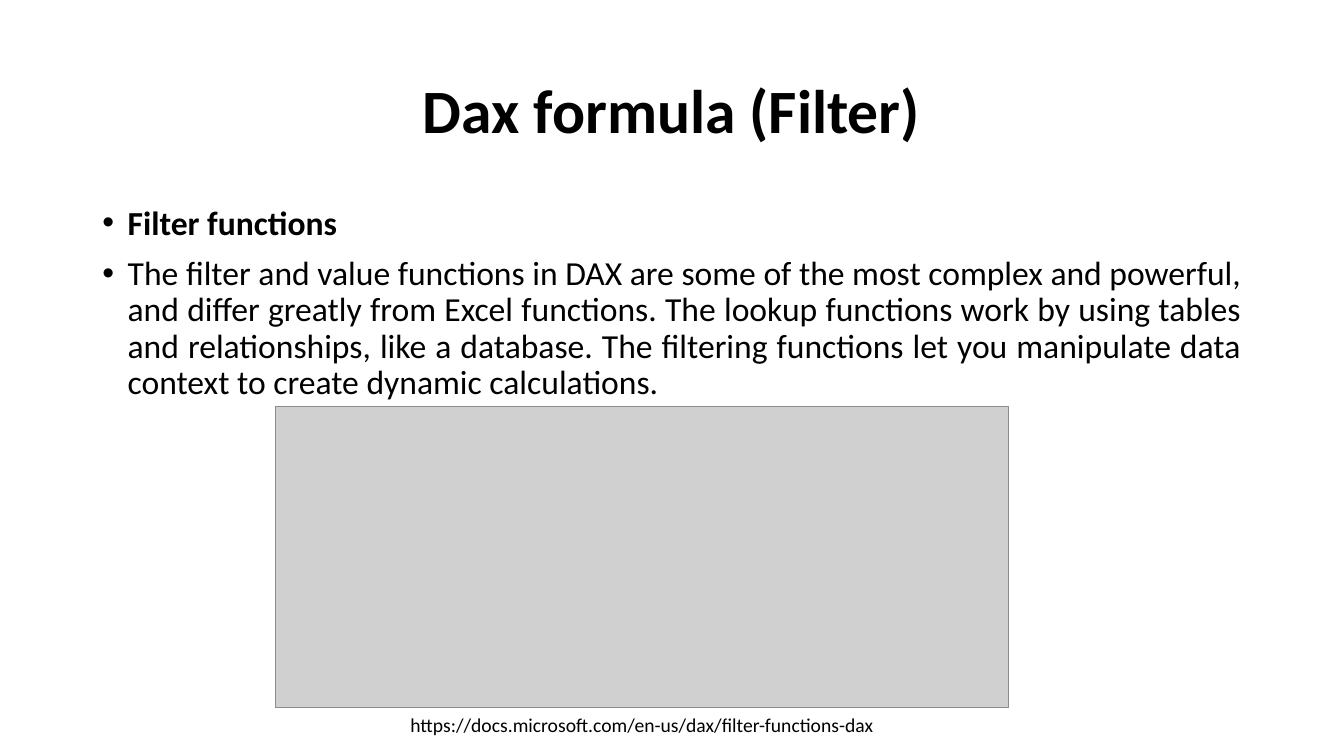
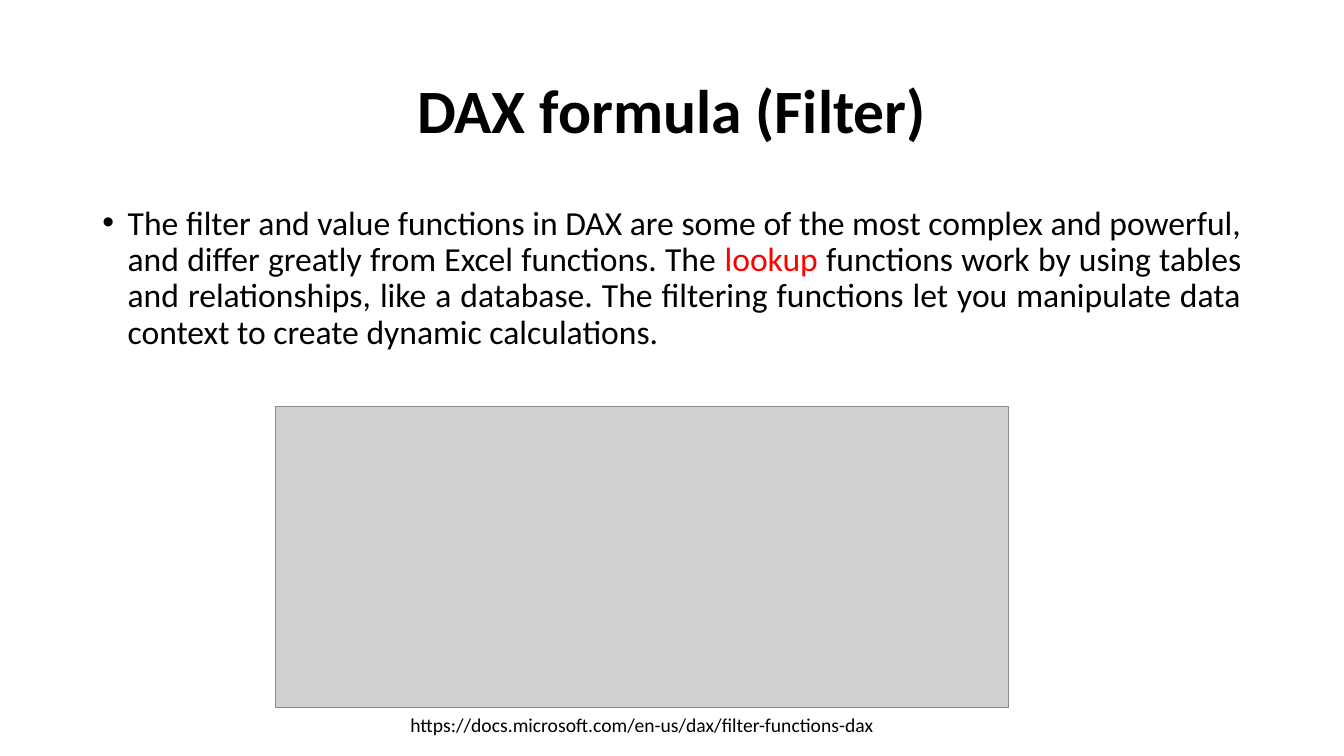
Before and after one commit to kimteespk/DADS5001-Data-Analytics-and-Data-Science-Tools-and-Programming, a slide deck: slide 12 of 13-Power-BI-Dax/DSTools-Power-BI-Dax.pptx. Drawn at 1344x756 pixels with LibreOffice and Linux fonts; fonts in the diff are those of the drawing; grey boxes stand for pictures. Boxes give left, top, right and bottom in pixels: in the first picture for what was removed or moved away, otherwise in the second. Text is boxed around its words. In the diff, an @@ line names an element or a change of style, - is before the commit and + after.

```diff
--- a/13-Power-BI-Dax/DSTools-Power-BI-Dax.pptx
+++ b/13-Power-BI-Dax/DSTools-Power-BI-Dax.pptx
@@ title at (417, 87, 926, 142): text changed @@
-Dax formula (Filter)
+DAX formula (Filter)
@@ text "The filter and value functions ..." at (128, 211, 1241, 350): text colour #000000 to #FF0000 in "lookup" @@
@@ text at (128, 211, 337, 236): paragraph removed @@
-• Filter functions
```
Also in this commit, not shown: 9 other slides changed, 1 slide added.
